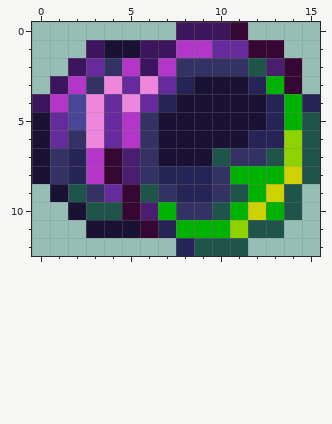
Two states of a pixel-art sprite, Content/Items/Yoyos/TrueAbbhor.png. The picture above was drawn from the file before the commit.
The file is 32x26 pixels, drawn in blocks of 2x2; one block is one cell here.
After the commit:
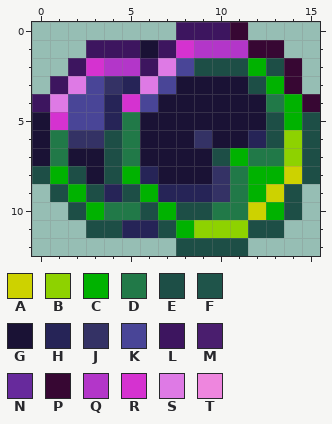
Palette (. is transparent): A #cdd200  B #8ed200  C #00b200  D #217948  E #1d4e46  F #1f544a  G #1a1235  H #262457  J #343265  K #494597  L #3d155f  M #4a1e6e  N #672a9c  P #370733  Q #b336c9  R #d532d0  S #de7ae5  T #ee86de
Diff:
y 1: x 4..6 GGL -> LLG; x 8 Q -> R; x 10..11 NN -> QQ
y 2: x 3..4 NJ -> RQ; x 7..13 QJJJJFM -> SKEEECE
y 3: x 2..8 QJTNTNH -> SKJHSKG; x 12 H -> E
y 4: x 1 Q -> S; x 3..7 TNTNH -> KHRKG; x 13 H -> D; x 15 H -> P
y 5: x 1 N -> R; x 3..6 TNQJ -> KHDG; x 13 H -> E; x 15 F -> E
y 6: x 1 N -> D; x 3..6 TNQJ -> JEDG; x 9 G -> J; x 13 H -> E; x 15 F -> E
y 7: x 1..6 JHQPMJ -> DGGEDG; x 10..13 FJJF -> ECDD; x 15 F -> E
y 8: x 0..9 GJHQPMJHHH -> ECEGECHGGG; x 11 C -> D; x 15 F -> E
y 9: x 1..7 GFJNPFJ -> ECEHECH; x 11 F -> D; x 14 F -> E
y 10: x 2..6 GFFPM -> ECDDE; x 8..11 JJFC -> EEDD; x 14 F -> E
y 11: x 3..7 GGGPH -> EEHHE; x 9..10 CC -> BB; x 12..13 FF -> EE
y 12: x 8..11 HFFF -> EEEE
